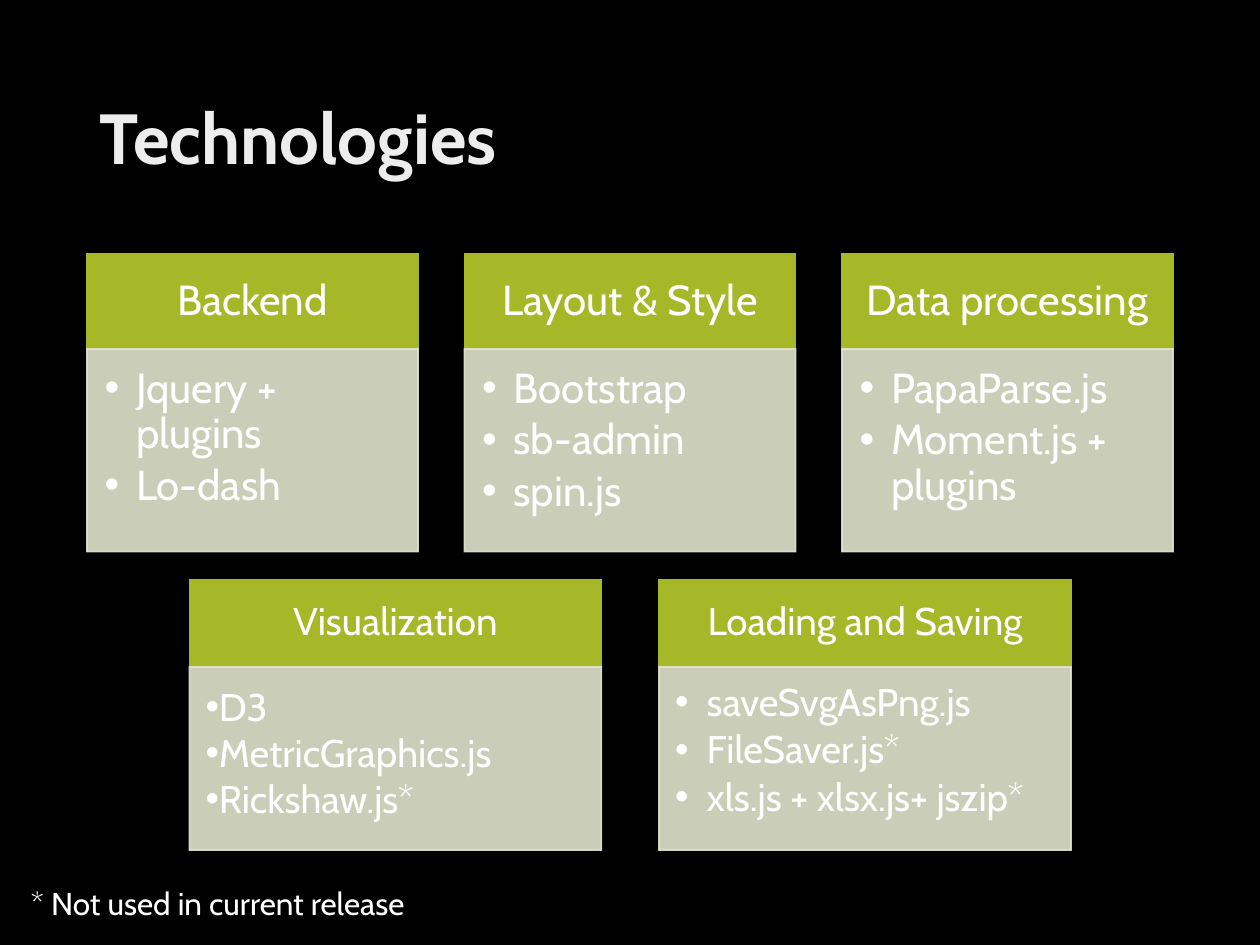
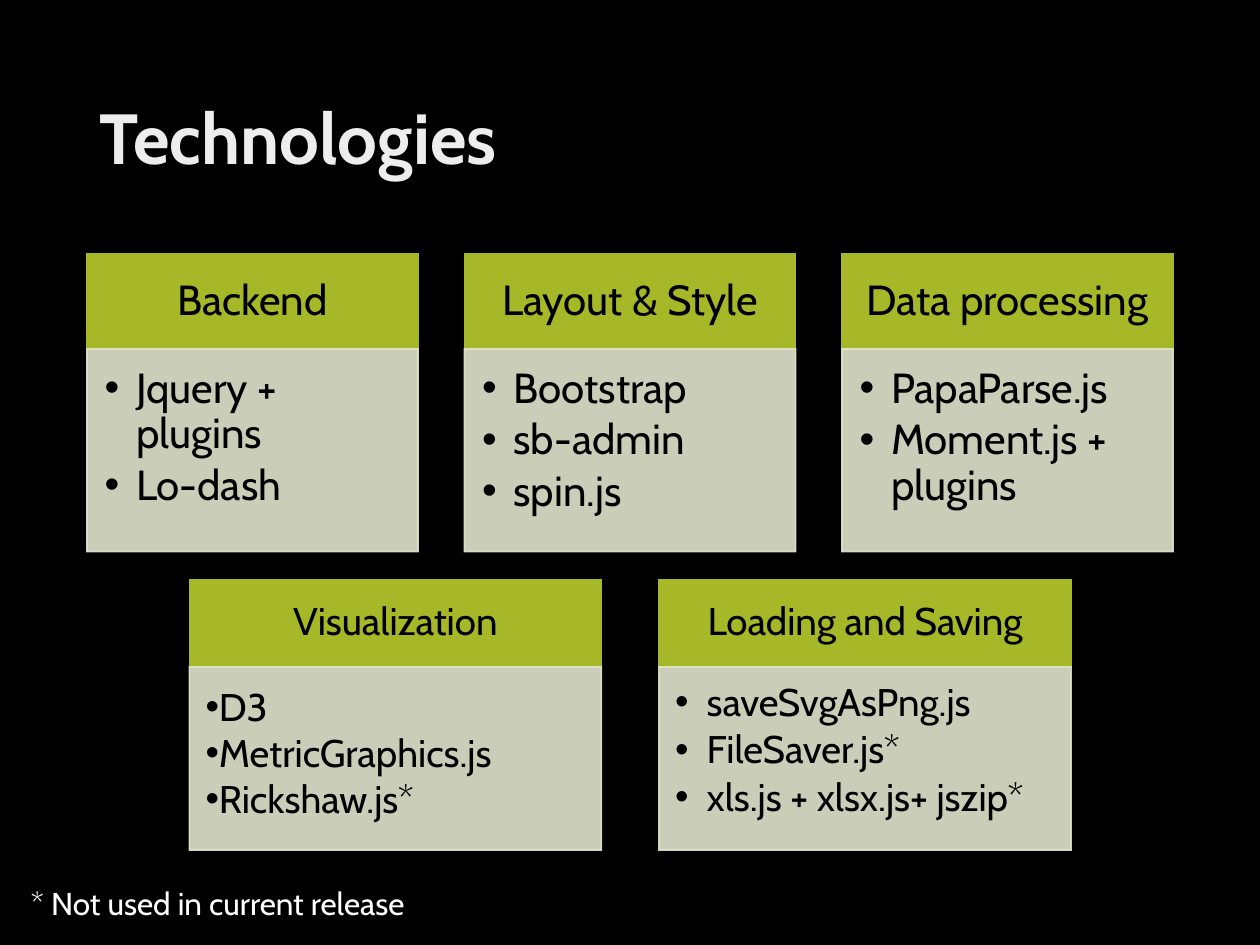
Before and after one commit to jannah/MetaReader, a slide deck: slide 5 of MetaReader.pptx. Drawn at 1260x945 pixels with LibreOffice and Linux fonts; fonts in the diff are those of the drawing; background and template pictures are left out. Boxes give left, top, right and bottom in pixels: in the first picture for what was removed or moved away, otherwise in the second. Text is boxed around its words. In the diff, an @@ line names an element or a change of style, - is before the commit and + after.

```diff
--- a/MetaReader.pptx
+++ b/MetaReader.pptx
@@ text colour #FFFFFF to #000000 in 10 elements at (x1=177, y1=283, x2=327, y2=316), (x1=136, y1=373, x2=281, y2=501), (x1=502, y1=283, x2=757, y2=325), (x1=514, y1=373, x2=687, y2=516), (x1=867, y1=285, x2=1148, y2=325), (x1=891, y1=373, x2=1108, y2=509), (x1=293, y1=606, x2=497, y2=636), (x1=219, y1=693, x2=492, y2=823), (x1=708, y1=606, x2=1023, y2=645), (x1=707, y1=688, x2=1024, y2=820) @@
```
Also in this commit, not shown: 2 other slides changed, 4 other files.
